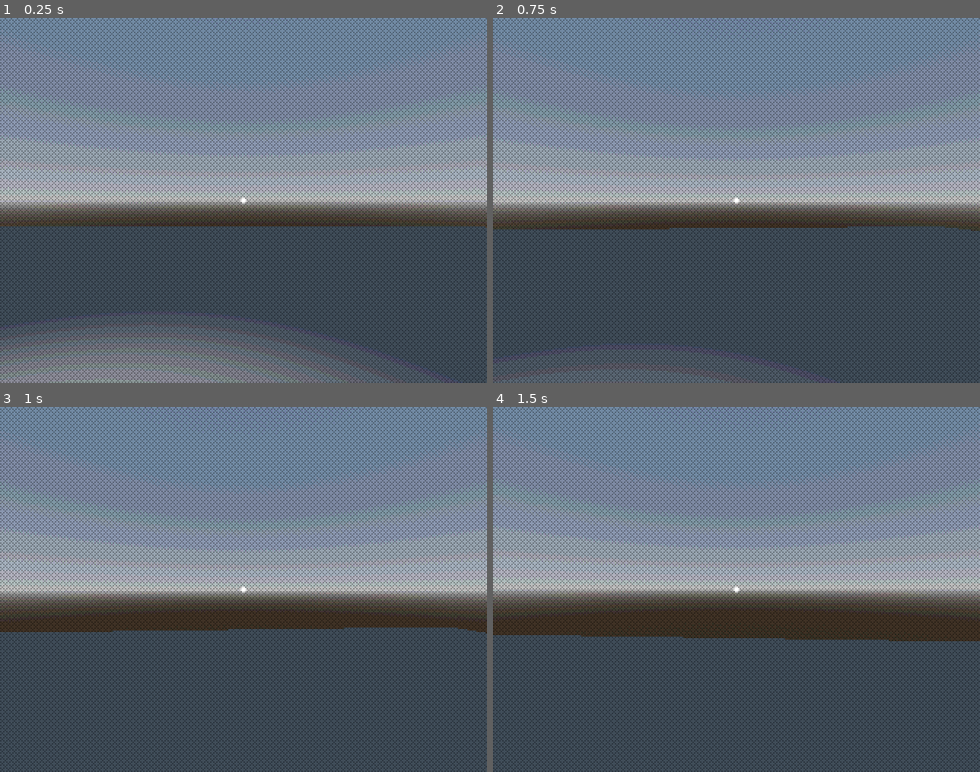
Above: before the commit, frames 1-4 (two rows, left to right).
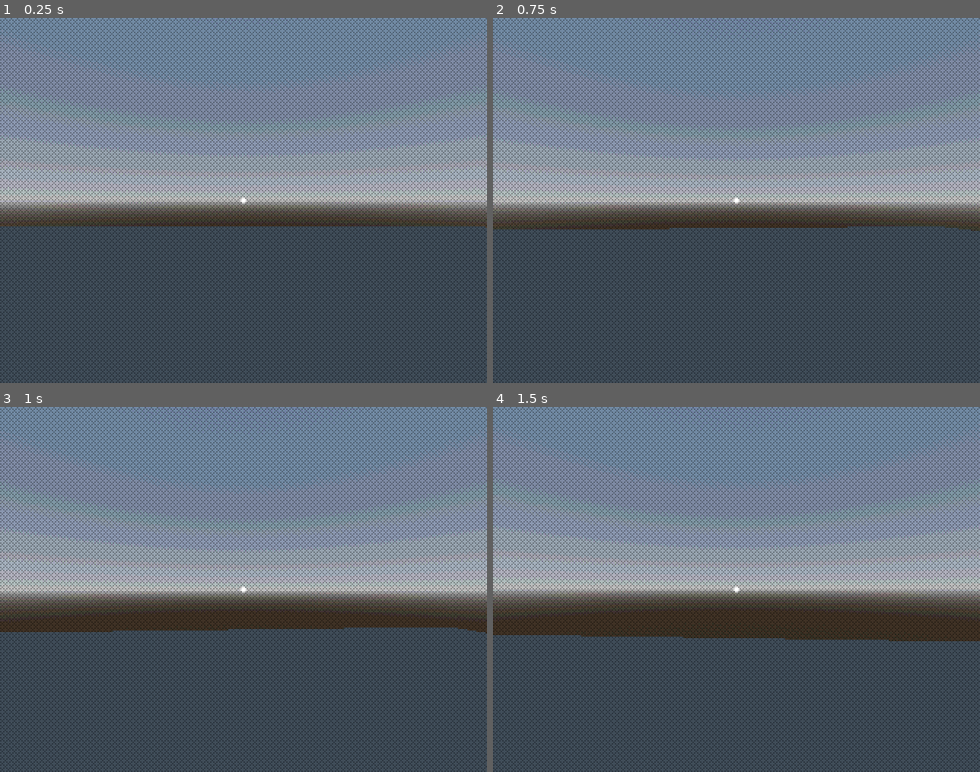
Above: after the commit, the same moments.

Repository: skibbl-dev/Horror-Renegades
Game: Godot game, scene res://scenes/main_scene.tscn
The game is run twice, just before and just after one commit, with the same random seed, the same clock (stepped at 60 frames per second) and the same inputs.
Inputs (mouse positions are in pixels of both pictures, inside the frame that each line leads up to):
- Up to frame 1 (0.25 s): no input
- Up to frame 2 (0.75 s): tap Enter at 0.5 s; move the mouse to (760, 200) at 0.52 s; hold W (forward) from 0.53 s (still down); tap E (interact) at 0.6 s
- Up to frame 3 (1 s): keep holding W (forward); tap Space (jump) at 0.77 s
- Up to frame 4 (1.5 s): keep holding W (forward); move the mouse to (712, 589) at 1.27 s; tap Shift (sprint) at 1.35 s

The runs differ from the first frame. In frame 1, 9.5% of the frame differs, in the area x 0-84%, y 83-100%; in frame 2, 1.3%; in frame 3, nothing differs; in frame 4, nothing differs.

Commit message:
objective

Diff:
--- a/project.godot
+++ b/project.godot
@@ -14,6 +14,10 @@
 run/main_scene="uid://bd5dnn6jiitf3"
 config/features=PackedStringArray("4.6", "GL Compatibility")
 config/icon="res://icon.svg"
+
+[autoload]
+
+Objective="*uid://do78temo6saec"
 
 [display]
 
--- a/scenes/main_scene.tscn
+++ b/scenes/main_scene.tscn
@@ -3,9 +3,10 @@
 [ext_resource type="PackedScene" uid="uid://bwvwwgf37g71i" path="res://objects/triangle.tscn" id="1_pw63i"]
 [ext_resource type="PackedScene" uid="uid://daovdbkb48nwk" path="res://objects/player.tscn" id="2_7ykc4"]
 [ext_resource type="PackedScene" uid="uid://difapqoc6icli" path="res://objects/microwave.tscn" id="2_rt2n2"]
-[ext_resource type="Script" uid="uid://bgnm1vui25jpc" path="res://scenes/ui.gd" id="3_pu3yx"]
+[ext_resource type="Script" uid="uid://bgnm1vui25jpc" path="res://scripts/ui.gd" id="3_pu3yx"]
 [ext_resource type="Texture2D" uid="uid://du3ho1xfsyd40" path="res://assets/crosshair.png" id="4_pu3yx"]
 [ext_resource type="Texture2D" uid="uid://d3icmu7hl4bjj" path="res://assets/crosshairselect.png" id="5_gubc5"]
+[ext_resource type="Script" uid="uid://cy0pldeasa6kh" path="res://scenes/objectiveLabel.gd" id="7_c16ls"]
 
 [sub_resource type="BoxShape3D" id="BoxShape3D_pu3yx"]
 size = Vector3(10, 1, 10)
@@ -51,7 +52,7 @@
 light_color = Color(1, 1, 0.5254902, 1)
 
 [node name="OmniLight3D" type="OmniLight3D" parent="." unique_id=1770565251]
-transform = Transform3D(1, 0, 0, 0, 1, 0, 0, 0, 1, -1.1698878, 2.3596797, 0.7476797)
+transform = Transform3D(1, 0, 0, 0, 1, 0, 0, 0, 1, -1.1698878, 6.827587, 0.7476797)
 light_energy = 8.023
 omni_range = 5.328
 
@@ -93,3 +94,10 @@
 grow_vertical = 2
 texture = ExtResource("5_gubc5")
 stretch_mode = 3
+
+[node name="CanvasLayer" type="CanvasLayer" parent="UI" unique_id=443022290]
+
+[node name="ObjectiveLabel" type="Label" parent="UI/CanvasLayer" unique_id=1007943851]
+offset_right = 40.0
+offset_bottom = 23.0
+script = ExtResource("7_c16ls")
--- /dev/null
+++ b/scenes/objectiveLabel.gd
@@ -0,0 +1,8 @@
+extends Label
+
+func _ready():
+	text = Objective.current_objective
+	Objective.objective_changed.connect(_on_objective_changed)
+
+func _on_objective_changed(new_text):
+	text = new_text
--- /dev/null
+++ b/scripts/Objective.gd
@@ -0,0 +1,9 @@
+extends Node
+
+signal objective_changed(new_text)
+
+var current_objective := ""
+
+func set_objective(text: String):
+	current_objective = text
+	objective_changed.emit(text)
Not shown, added: scenes/objectiveLabel.gd.uid
Not shown, added: scripts/Objective.gd.uid
Renamed: scenes/ui.gd -> scripts/ui.gd
Renamed: scenes/ui.gd.uid -> scripts/ui.gd.uid
